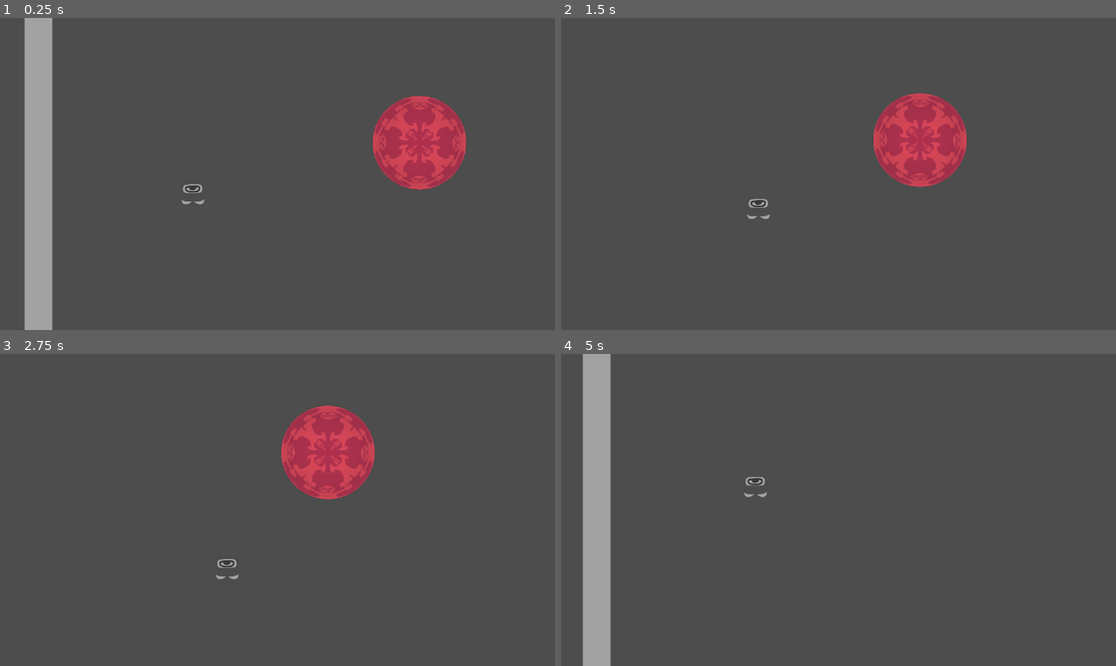
Above: before the commit, frames 1-4 (two rows, left to right).
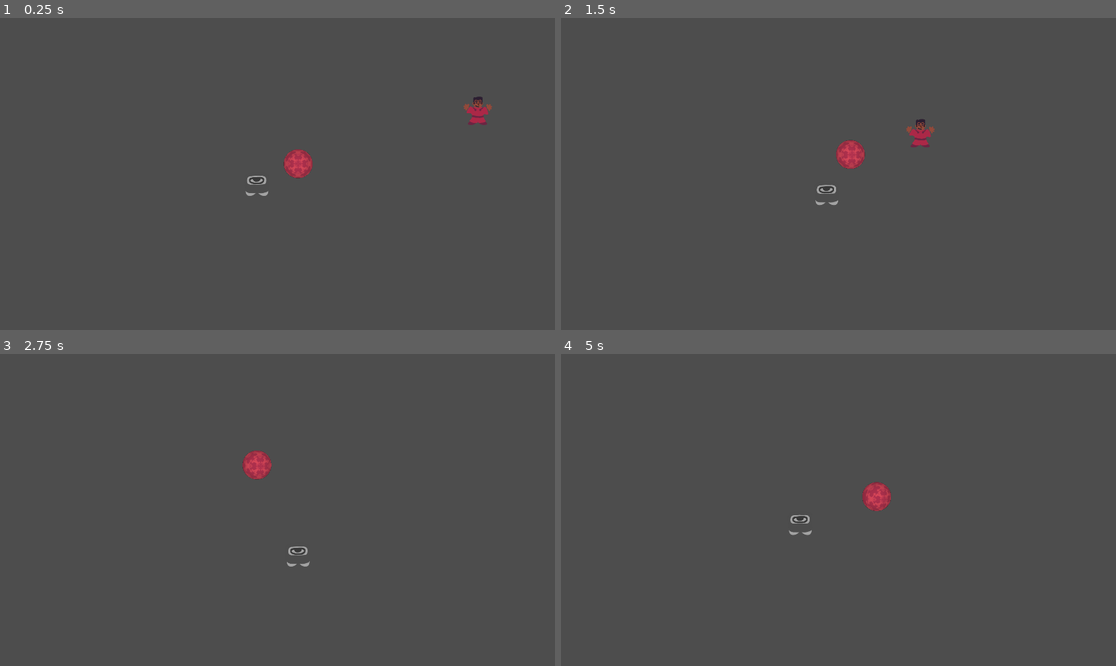
Above: after the commit, the same moments.

Repository: Hangover-Sunshine/KATAMARI-MEATBALL
Game: Godot game, scene res://scenes/Temporary/CatamariTest.tscn
The game is run twice, just before and just after one commit, with the same random seed, the same clock (stepped at 60 frames per second) and the same inputs. This scene is started directly instead of the project's main scene.
Inputs (mouse positions are in pixels of both pictures, inside the frame that each line leads up to):
- Up to frame 1 (0.25 s): no input
- Up to frame 2 (1.5 s): move the mouse to (960, 158) at 0.52 s; hold D (WalkRight) 0.53-1.28 s; click (960, 158) at 0.67 s; move the mouse to (727, 189) at 1.27 s; hold S (WalkDown) from 1.28 s (still down); click (727, 189) at 1.42 s
- Up to frame 3 (2.75 s): move the mouse to (333, 441) at 2.02 s; release S (WalkDown) at 2.03 s; hold D (WalkRight) from 2.03 s (still down); click (333, 441) at 2.17 s
- Up to frame 4 (5 s): move the mouse to (810, 572) at 2.77 s; release D (WalkRight) at 2.78 s; hold W (WalkUp) 2.78-3.53 s; click (810, 572) at 2.92 s; move the mouse to (1005, 556) at 3.52 s; hold A (WalkLeft) from 3.53 s (still down); click (1005, 556) at 3.67 s; move the mouse to (672, 463) at 4.27 s; click (672, 463) at 4.42 s

The runs differ from the first frame. In frame 1, 9.9% of the frame differs, in the area x 4-89%, y 0-100%; in frame 2, 4.4%; in frame 3, 4.5%; in frame 4, 5.7%.

Commit message:
added entity base class with common expected functionality, punch now works on duration of punch being held down

Diff:
--- a/prefabs/entities/Ball3D.tscn
+++ b/prefabs/entities/Ball3D.tscn
@@ -18,7 +18,7 @@
 transform = Transform3D(1, 0, 0, 0, 1, 8.35187e-23, 0, 8.35187e-23, 1, 0, -1.06785e-07, 2.44296)
 
 [node name="Model" type="MeshInstance3D" parent="."]
-transform = Transform3D(5, 0, 0, 0, 5, 0, 0, 0, 5, 0, 0, 0)
+transform = Transform3D(1.7, 0, 0, 0, 1.7, 0, 0, 0, 1.7, 0, 0, 0)
 layers = 2
 material_override = SubResource("StandardMaterial3D_h7uk7")
 mesh = SubResource("SphereMesh_rfoca")
--- a/prefabs/entities/Cultist.tscn
+++ b/prefabs/entities/Cultist.tscn
@@ -16,6 +16,7 @@
 collision_layer = 16
 collision_mask = 33
 script = ExtResource("1_oplj2")
+ConsumptionScore = 5.5
 
 [node name="CultistSprite" parent="." instance=ExtResource("1_cpoa7")]
 
--- a/prefabs/entities/FleshBall.tscn
+++ b/prefabs/entities/FleshBall.tscn
@@ -14,6 +14,8 @@
 collision_layer = 2
 collision_mask = 32
 script = ExtResource("1_amhv6")
+BounceVelocityRetain = 0.9
+MovementLoss = 0.1
 MovementLossTime = 1.5
 
 [node name="BallDisplay" type="Sprite2D" parent="."]
--- a/scenes/Temporary/CatamariTest.tscn
+++ b/scenes/Temporary/CatamariTest.tscn
@@ -26,7 +26,7 @@
 navigation_polygon = SubResource("NavigationPolygon_ccia3")
 
 [node name="Player" parent="." instance=ExtResource("1_uof3s")]
-position = Vector2(-720, 177)
+position = Vector2(-79, 75)
 
 [node name="BallCamera" type="Camera2D" parent="." node_paths=PackedStringArray("Player", "Target")]
 position = Vector2(-176, -38)
@@ -167,8 +167,6 @@
 CultistPrefab = ExtResource("8_xpyn0")
 
 [node name="Cultist" parent="." instance=ExtResource("8_xpyn0")]
-process_mode = 4
-visible = false
 position = Vector2(753, -199)
 
 [node name="Cultist2" parent="." instance=ExtResource("8_xpyn0")]
--- a/scripts/entity/Ball3D.gd
+++ b/scripts/entity/Ball3D.gd
@@ -1,10 +1,28 @@
 extends Node3D
 
+@export var MaxSpinSpeed:float = 5.0
 @onready var model = $Model
 
+var max_speed:float
 var velocity:Vector2
 
+func set_ball_scale(size):
+	model.scale.x = size
+	model.scale.y = size
+	model.scale.z = size
+##
+
+func get_ball_scale():
+	return model.scale.x
+##
+
+func min_ball_scale() -> float:
+	return 1.7
+##
+
 func _physics_process(delta):
-	model.rotate_x(5 * sign(velocity.x) * delta)
-	model.rotate_z(5 * sign(velocity.y) * delta)
+	var x_rads = MaxSpinSpeed * (velocity.x / max_speed)
+	var y_rads = MaxSpinSpeed * (velocity.y / max_speed)
+	model.rotate_x(x_rads * sign(velocity.x) * delta)
+	model.rotate_z(y_rads * sign(velocity.y) * delta)
 ##
--- a/scripts/entity/Cultist.gd
+++ b/scripts/entity/Cultist.gd
@@ -1,9 +1,8 @@
-extends CharacterBody2D
+extends Entity
 class_name Cultist
 
 @export var MovementSpeed:float = 300.0
 @export var ChaseSpeed:float = 365.0
-@export var ConsumptionAddition:float = 5.5
 
 @onready var travel_brain:NavigationAgent2D = $TravelBrain
 @onready var path_requery_timer = $PathRequeryTimer
@@ -78,10 +77,6 @@
 	move_and_slide()
 ##
 
-func get_consumption_addition():
-	return ConsumptionAddition
-##
-
 func rolled_over():
 	queue_free()
 ##
--- /dev/null
+++ b/scripts/entity/Entity.gd
@@ -0,0 +1,18 @@
+extends CharacterBody2D
+class_name Entity
+
+@export var ConsumptionScore:float = 1.0
+
+var health:int
+
+func rolled_over():
+	pass
+##
+
+func get_consumption_addition():
+	return ConsumptionScore
+##
+
+func take_damage(dmg):
+	health -= dmg
+##
--- a/scripts/entity/FleshBall.gd
+++ b/scripts/entity/FleshBall.gd
@@ -5,6 +5,8 @@
 @export var ConsumptionBands:Array[float]
 
 @export_group("Velocity Affectors")
+## When hit, how much velocity to add
+@export var MaxVelocity:float = 1000
 ## How much velocity is retained when the ball hits the wall.
 @export_range(0.0, 1.0) var BounceVelocityRetain:float = 0.8
 ## Loss of movement overtime, without hitting a wall.
@@ -22,6 +24,7 @@
 
 func _ready():
 	$Influence.collision_mask = 0b0001_0000
+	ball3d.max_speed = MaxVelocity
 ##
 
 func _process(delta):
@@ -66,7 +69,8 @@
 	##
 ##
 
-func smacked():
+func smacked(dir, force):
+	velocity = (MaxVelocity * force) * dir
 	$Influence.collision_mask = 0b0001_1100
 ##
 
--- a/scripts/entity/Player.gd
+++ b/scripts/entity/Player.gd
@@ -6,18 +6,14 @@
 @export_range(0.0, 1.0) var PunchDrawnPenalty:float = 0.8
 
 @export var MaxWindupTime:float = 2.5
-@export var MaxForce:float = 700 # full power = this value, quick tap is half at least
 
+var time_since_held:float = 0
 var mouse_pressed:bool = false
 var ball:CharacterBody2D
 var health
 
 func _ready():
 	health = MaxHealth
-##
-
-func _process(delta):
-	pass
 ##
 
 func _input(event):
@@ -27,14 +23,20 @@
 			apply_force(global_position.direction_to(get_global_mouse_position()).normalized())
 		elif event.is_pressed():
 			mouse_pressed = true
+			time_since_held = 0
 		##
 	##
 ##
 
 func apply_force(dir_from_player_to_mouse):
 	if ball != null:
-		ball.velocity = MaxForce * dir_from_player_to_mouse
-		ball.smacked()
+		ball.smacked(dir_from_player_to_mouse, clampf(time_since_held / MaxWindupTime, 0, 1))
+	##
+##
+
+func _process(delta):
+	if mouse_pressed:
+		time_since_held += delta
 	##
 ##
 
